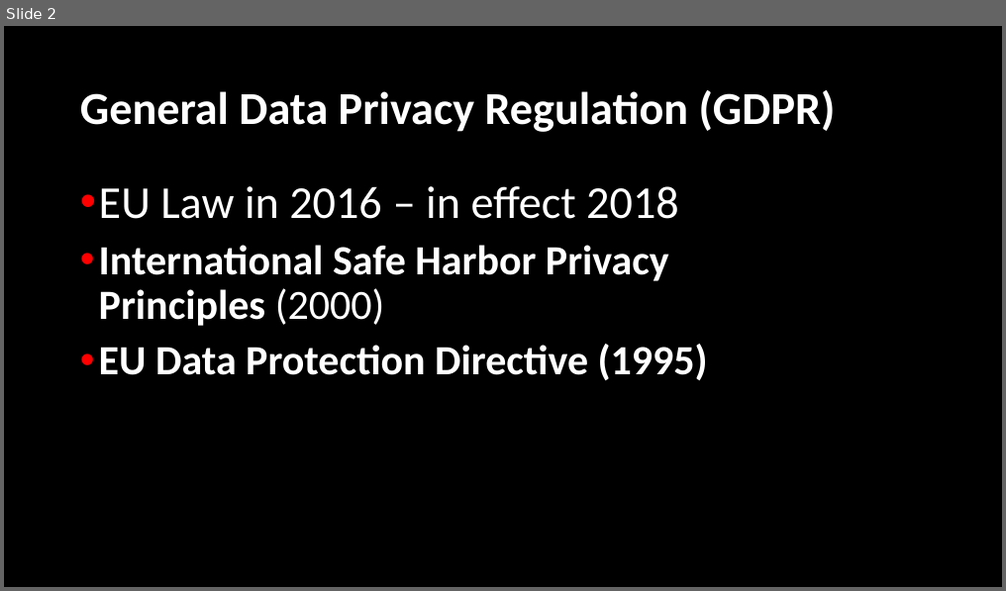
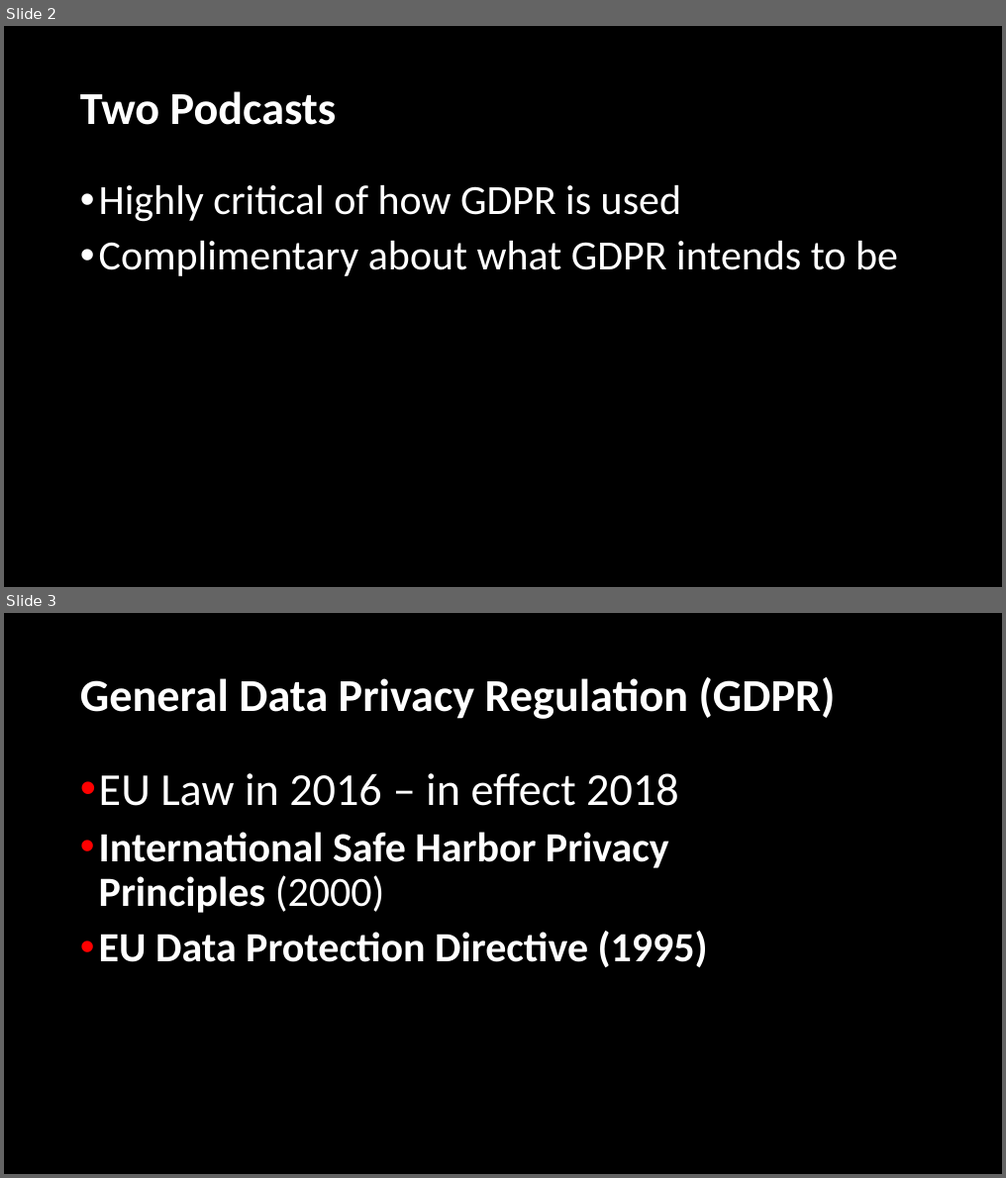
Before and after one commit to LearnerPrivacy/LearnerPrivacy.github.io, a slide deck: lectures/004-GDPR.pptx. Shown one above the other, each under a label of ours: slide 2 before the commit, slides 2 and 3 after it. The pictures are 1006x591 and 1006x1178 pixels, drawn with LibreOffice and Linux fonts; fonts in the diff are those of the drawing; background and template pictures are left out. Boxes give left, top, right and bottom in pixels: in the first picture for what was removed or moved away, otherwise in the second. Text is boxed around its words. In the diff, an @@ line names an element or a change of style, - is before the commit and + after.

```diff
--- a/lectures/004-GDPR.pptx
+++ b/lectures/004-GDPR.pptx
@@ slide 2 added at (4, 26, 1002, 587), background #000000 @@
@@ title added at (80, 91, 337, 125), 44 pt, text #FFFFFF, bold @@
+Two Podcasts
@@ text added at (99, 185, 898, 276), 40 pt, text #FFFFFF @@
+• Highly critical of how GDPR is used
+• Complimentary about what GDPR intends to be
@@ what was slide 2 is now slide 3 @@
```
Also in this commit, not shown: 14 slides changed, 2 slides removed, 6 other files.
